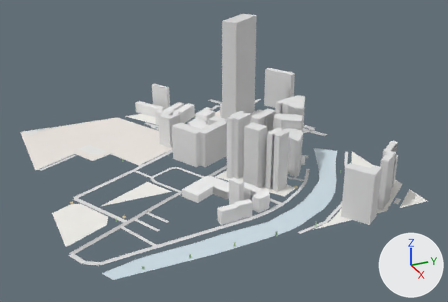
What one commit did to the glTF model white-model-six-districts/chunks/123_99_high.glb.
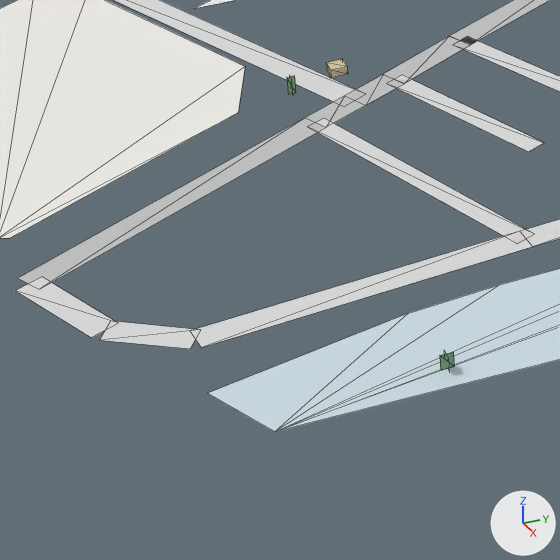
The first picture shows the older version from a camera (50 mm lens) standing at (2596.0, 910.0, 432.0) and looking at (1790.0, 1273.0, 29.0). The close-ups show the older and then the newer version on the part from 15% to 36% of the width and 68% to 100% of the height of that picture. Only the edits that show in the close-ups are written down. The lights are fixed; the arrows at lower right show +X, +Y and +Z. The close-ups show mesh edges as thin lines. Vertices at exactly the same position are counted once.

Before the edit, the objects in view are built like this:
```python
me_mesh_0 = bpy.data.meshes.new('Mesh_0')
me_mesh_0.from_pydata(...)  # 1215 vertices, 1136 faces; spans x 1479.0..2021.0, y 999.0..1510.0, z -6.0..195.0
me_mesh_0.materials.append(mat_material_0)
ob_mesh_0 = bpy.data.objects.new('Mesh_0', me_mesh_0)
ob_mesh_0.location = (0.0, 0.0, 0.0)
```
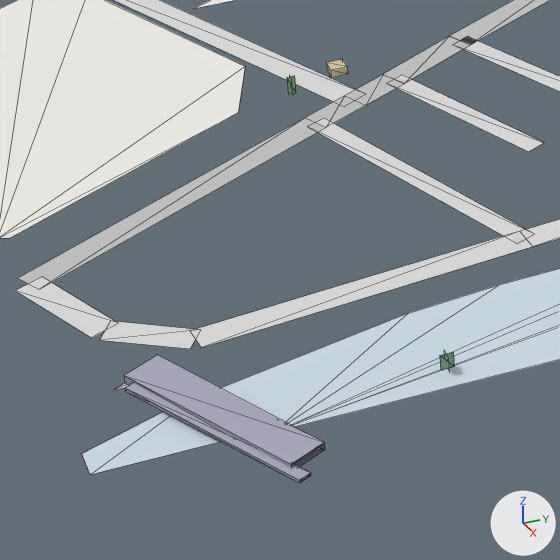
Edits to the bpy script that builds the scene:
```text
Change me_mesh_0:
    used by ob_mesh_0; location = (0.0, 0.0, 0.0)
    remove me_mesh_0.from_pydata(...)  # 1215 vertices, 1136 faces; spans x 1479.0..2021.0, y 999.0..1510.0, z -6.0..195.0
    add me_mesh_0.from_pydata(...)  # 1671 vertices, 1745 faces; spans x 1479.0..2021.0, y 999.0..1512.0, z -7.0..195.0
    me_mesh_0 part 1: 24 vertices added at x 1969.0..2021.0, y 1000.0..1044.0, z -4.0..-1.0
    other edits to the shape of me_mesh_0 do not show in these pictures
```

Location of each change, (x1, y1, x2, y2) in pixels of the close-ups (560 x 560 px):
'Mesh_0', reshaped
    before: (0, 0, 560, 432)
    after: (0, 0, 560, 483)
part 1 of me_mesh_0, added
    after: (82, 355, 325, 483)
